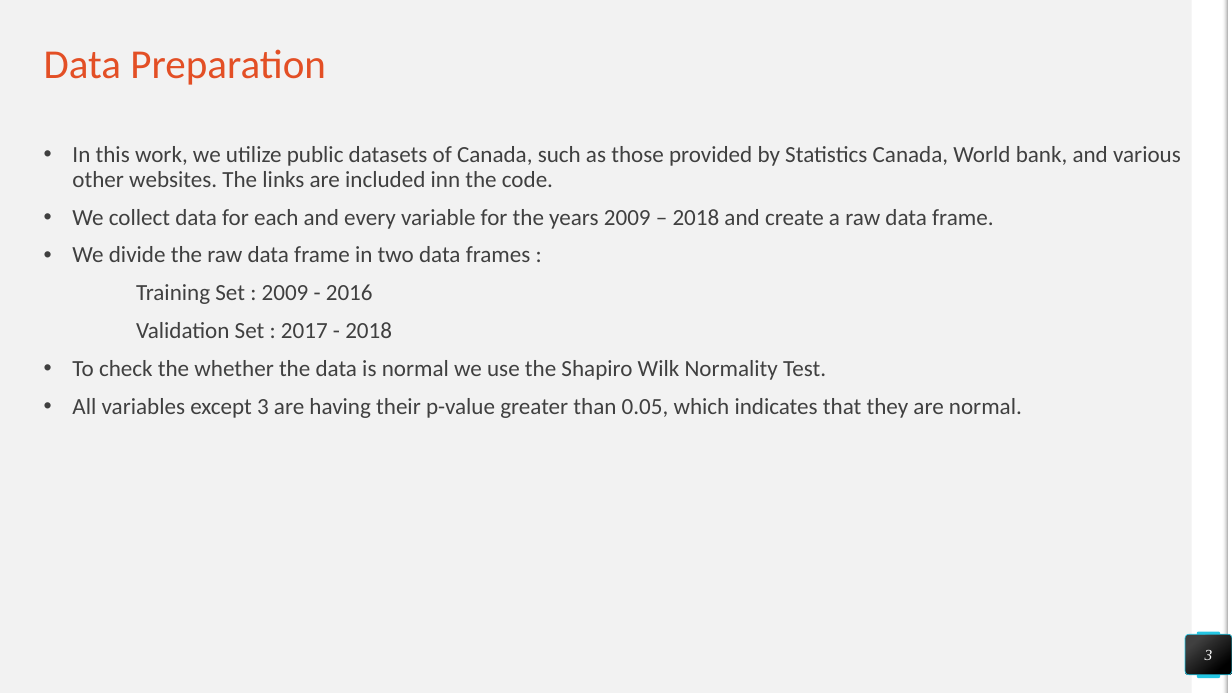
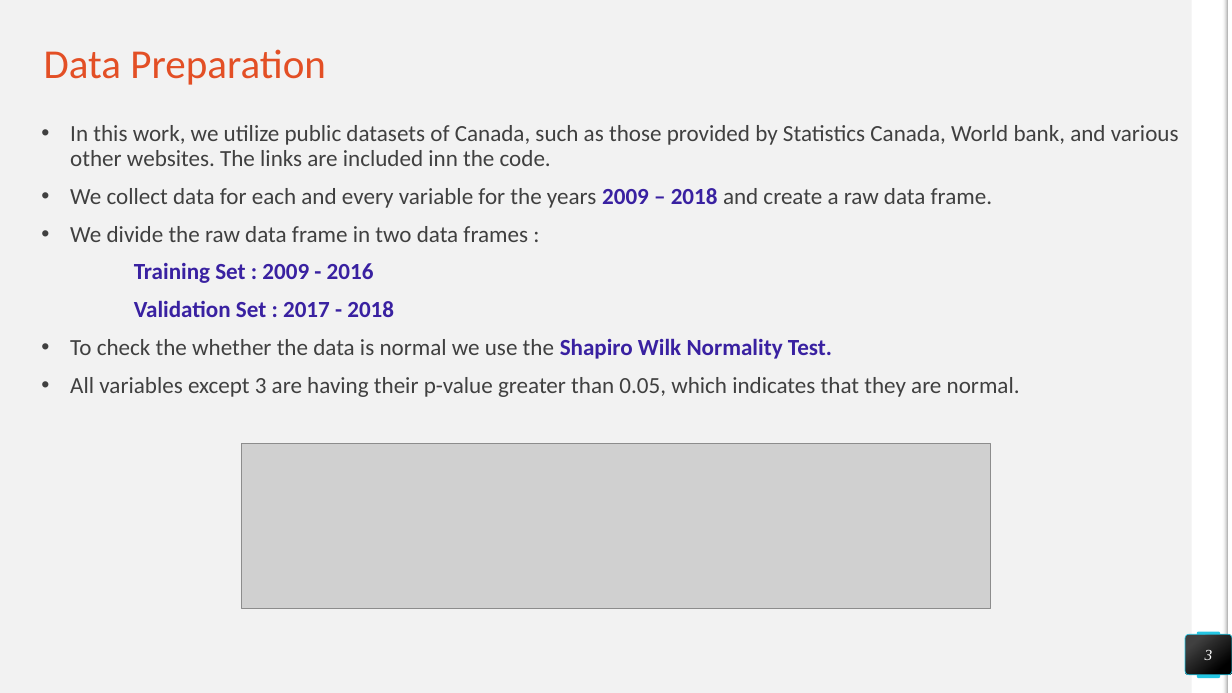
Before and after one commit to damiandmonte/Nominal-GDP-Prediction, a slide deck: slide 3 of Final_Report.pptx. Drawn at 1232x693 pixels with LibreOffice and Linux fonts; fonts in the diff are those of the drawing; grey boxes stand for pictures. Boxes give left, top, right and bottom in pixels: in the first picture for what was removed or moved away, otherwise in the second. Text is boxed around its words. In the diff, an @@ line names an element or a change of style, - is before the commit and + after.

Commit message:
Links added all slides completed

```diff
--- a/Final_Report.pptx
+++ b/Final_Report.pptx
@@ text "In this work, we utilize ...": place and size @@
-text "In this work, we utilize ..." at bbox=[72, 146, 1181, 418]
+text "In this work, we utilize ..." at bbox=[70, 125, 1179, 397]
@@ text at bbox=[70, 188, 992, 359]: text colour #404040 to #3921A1, bold on in "2009 – 2018", "Training Set : 2009 - 2016", "Validation Set : 2017 - 2018", "Shapiro Wilk Normality Test." @@
@@ picture added at bbox=[241, 444, 991, 608] @@
```
Also in this commit, not shown: 11 other slides changed, 4 slides added, 2 slides removed, 1 other file.
